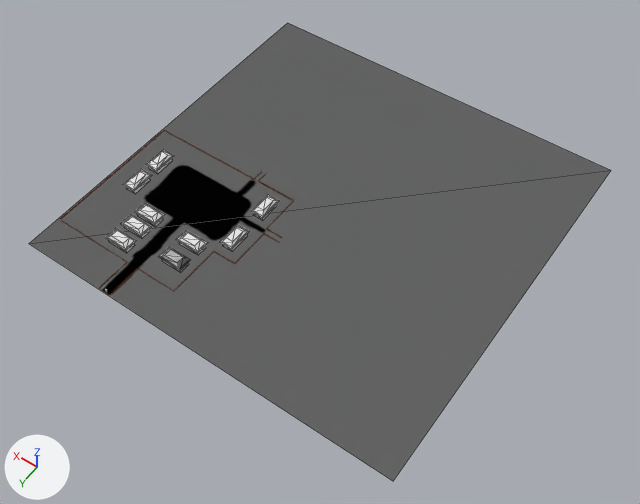
A saved change to the glTF model public/model/village_map.glb.
Before and after are seen from a 50 mm lens placed at (-203.0, 295.0, 412.0), pointed at (-9.0, 23.0, -16.0). The axes (+X, +Y, +Z) are drawn at lower left. The lights are the same throughout. Mesh edges are drawn as thin lines on the coarser meshes. Vertices at the same position are counted once.

Objects in the first picture: 'ModelHouse', 'ModelHouse.001', 'ModelHouse.002', 'ModelHouse.003', 'ModelHouse.005', 'ModelHouse.006', 'ModelHouse.007', 'ModelHouse.008', 'ModelHouse.009', 'village_map', 'village_map.001'.
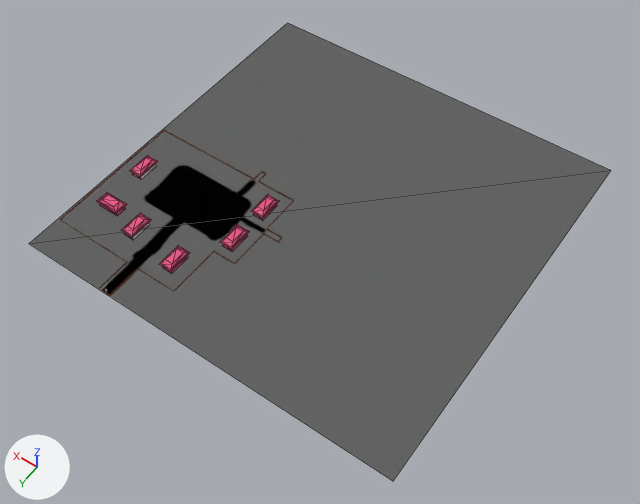
Commit message: add house init

The edits, one by one:
Material 'Front' (mat_front) is new.
Its base color is (0.8, 0.8, 0.8) (white #e7e7e7).
Material 'Material' (mat_material) is new.
Its base color is (0.8, 0.0743, 0.217) (pink #e74d80).
me_cube has 16 vertices, 28 faces and spans x -1.16..1.16, y -1.28..1.28, z 0.0..3.07.
me_cube is used by ob_modelhouse_006.
me_cube part 1: 26 faces spanning x -1.16..1.16, y -1.28..1.28, z 0.0..3.07 switch from no material to mat_material (pink #e74d80).
me_cube now uses material mat_front (white #e7e7e7).
Object 'ModelHouse' (ob_modelhouse) is deleted.
Object 'ModelHouse.001' (ob_modelhouse_001) is deleted.
Object 'ModelHouse.002' (ob_modelhouse_002) is deleted.
Object 'ModelHouse.003' (ob_modelhouse_003) is deleted.
Object 'ModelHouse.004' (ob_modelhouse_004) is deleted.
Object 'ModelHouse.005' (ob_modelhouse_005) is deleted.
Object 'ModelHouse.008' (ob_modelhouse_008) is deleted.
Object 'ModelHouse.009' (ob_modelhouse_009) is deleted.
Object 'House.009' (ob_house_009) is new; it shows me_cube.
Its location is (112.5, 44.0, -0.2).
Its rotation in degrees is (0, 0, -90).
Its scale is (7.25, 3.62, 2.11).
Object 'House.008' (ob_house_008) is new; it shows me_cube.
Its location is (107.5, 78.2, -0.2).
Its scale is (7.25, 3.62, 2.11).
Object 'House.004' (ob_house_004) is new; it shows me_cube.
Its location is (47.8, 88.3, 0.1).
Its rotation in degrees is (0, 0, 90).
Its scale is (7.25, 3.62, 2.11).
Object 'House' (ob_house) is new; it shows me_cube.
Its location is (83.0, 82.7, 0.1).
Its rotation in degrees is (0, 0, -90).
Its scale is (7.25, 3.62, 2.11).

Where the change shows, as pixel boxes (x1, y1, x2, y2) in the pictures (640 x 504 px):
'House.004', added (pink): after (159, 246, 190, 274)
'ModelHouse.002', deleted: before (105, 228, 137, 253)
'House', added (pink): after (121, 213, 151, 240)
'ModelHouse.005', deleted: before (176, 230, 207, 255)
'ModelHouse.001', deleted: before (121, 214, 152, 239)
'ModelHouse', deleted: before (135, 203, 165, 227)
'ModelHouse.003', deleted: before (159, 247, 190, 272)
'House.008', added: after (96, 193, 127, 216)
'ModelHouse.008', deleted: before (123, 169, 152, 194)
'House.009', added: after (129, 155, 158, 179)
'ModelHouse.009', deleted: before (146, 149, 174, 174)
'ModelHouse.004', deleted: before (165, 249, 181, 263)
part 1 of me_cube, recoloured (white to pink): before (105, 149, 279, 272); after (96, 155, 279, 274)
